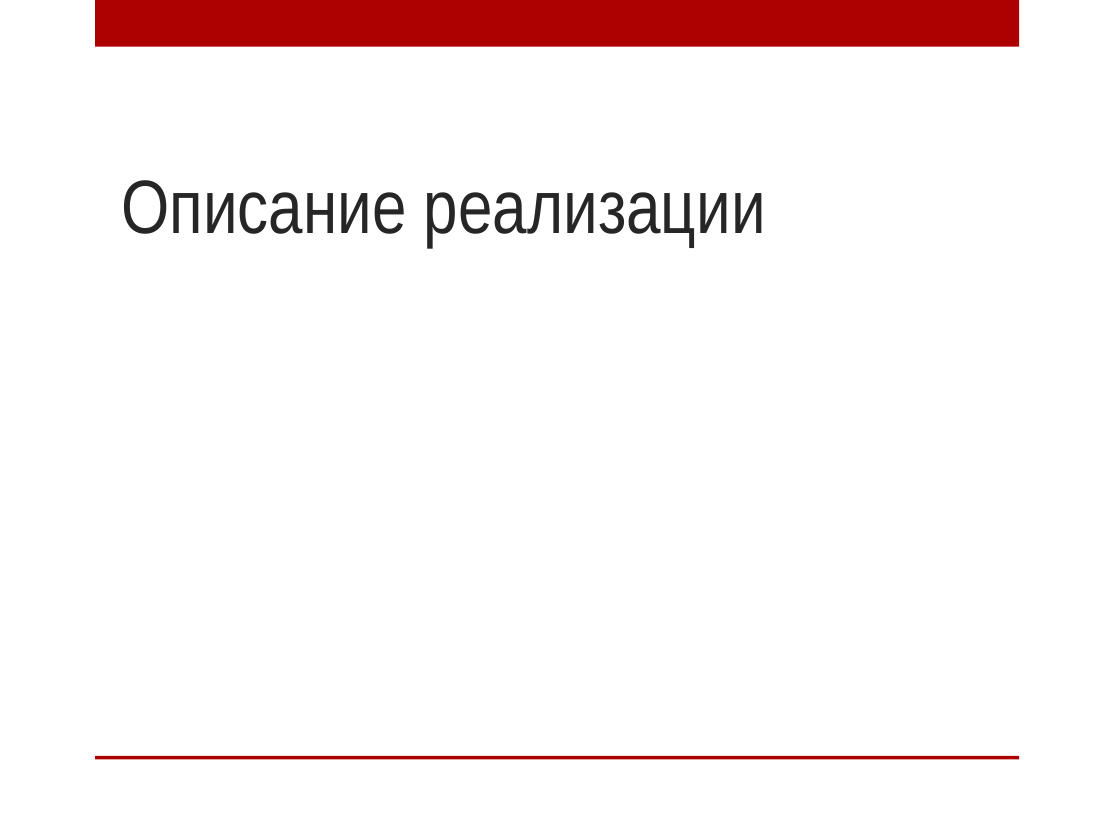
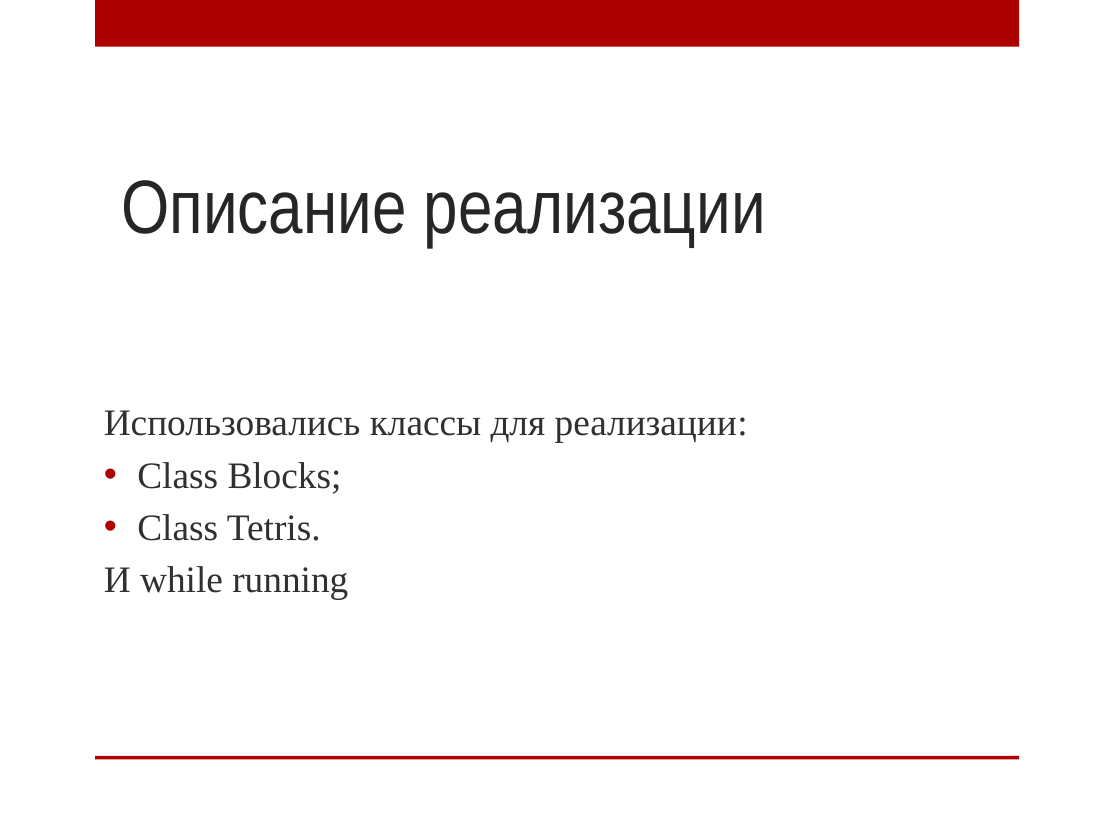
Before and after one commit to 61milenap/pygame, a slide deck: slide 3 of Название проекта « Тетрис».pptx. Drawn at 1120x840 pixels with LibreOffice and Linux fonts; fonts in the diff are those of the drawing; background and template pictures are left out. Boxes give left, top, right and bottom in pixels: in the first picture for what was removed or moved away, otherwise in the second. Text is boxed around its words. In the diff, an @@ line names an element or a change of style, - is before the commit and + after.

```diff
--- a/Название проекта « Тетрис».pptx
+++ b/Название проекта « Тетрис».pptx
@@ text added at <box>104,410,748,599</box>, 24 pt, text #303030 @@
+Использовались классы для реализации:
+• Class Blocks;
+• Class Tetris.
+И while running
```
Also in this commit, not shown: 5 other files.
